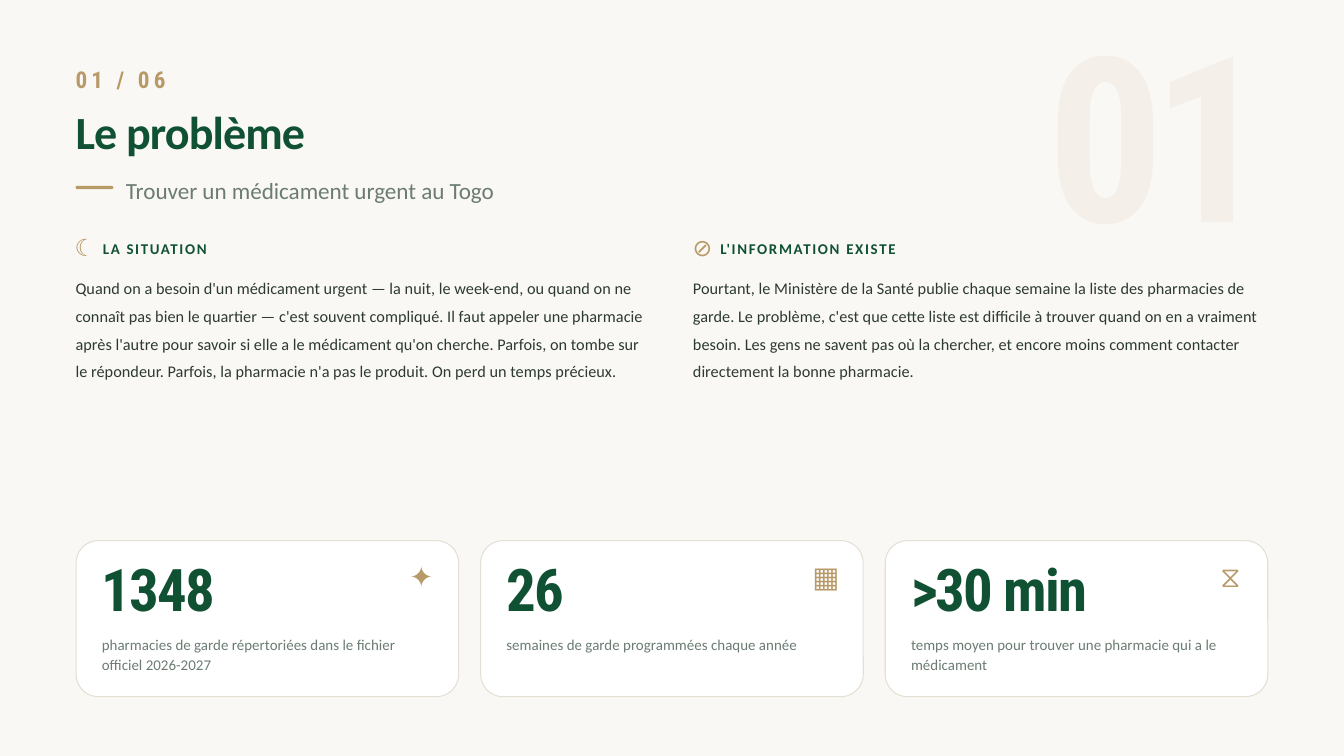
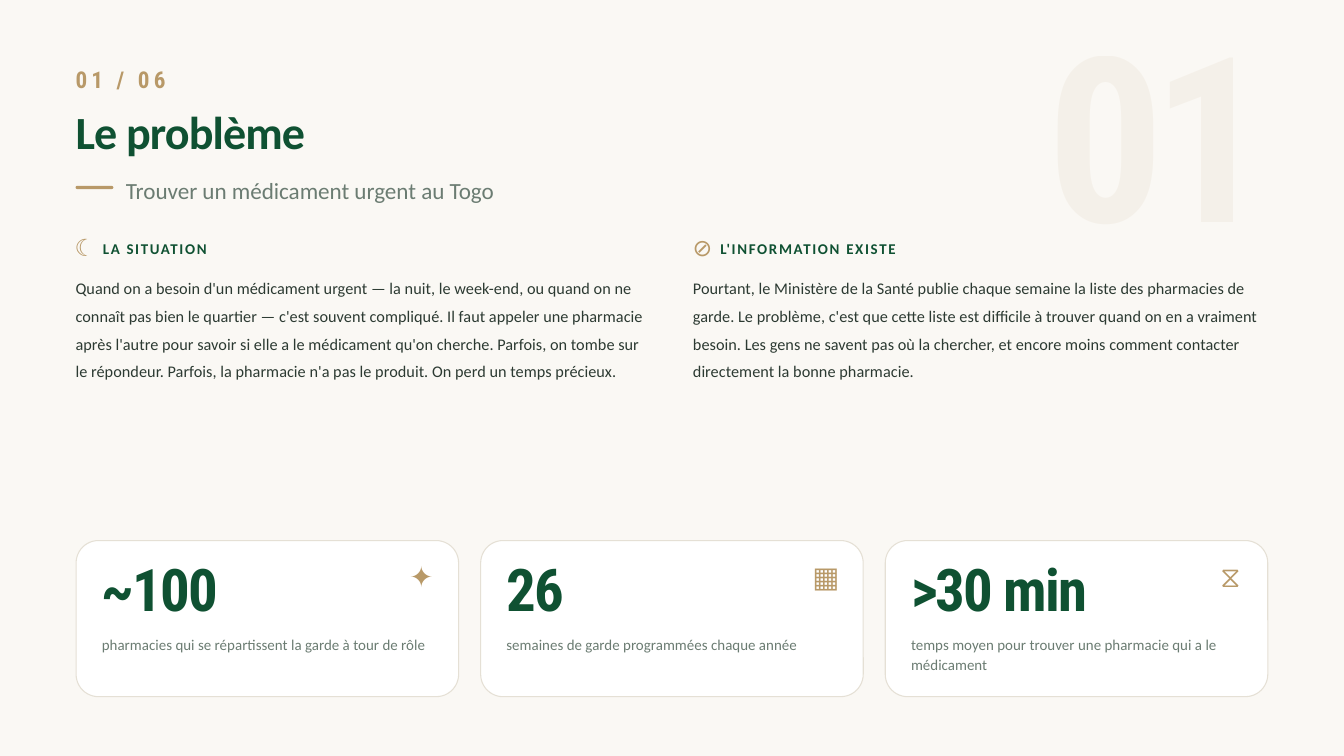
Before and after one commit to kennethafantsawo/MediTike, a slide deck: slide 2 of download/MediTike-Presentation.pptx. Drawn at 1344x756 pixels with LibreOffice and Linux fonts; fonts in the diff are those of the drawing. Boxes give left, top, right and bottom in pixels: in the first picture for what was removed or moved away, otherwise in the second. Text is boxed around its words. In the diff, an @@ line names an element or a change of style, - is before the commit and + after.

Commit message:
fix: PPT — retirer admin secret/audit + corriger nombre pharmacies + retirer GitHub
Slide 7 (Sécurité):
- Retrait des cartes 'Admin secret' et 'Tout est tracé'
- Grille passée de 4x2 (8 cartes) à 3x2 (6 cartes)

Slides 2, 6, 8, 9, 10:
- Remplacement de '1348 pharmacies' par 'une centaine de pharmacies'
- Explication: pharmacies qui se répartissent la garde à tour de rôle

Slide 9 + 11:
- Retrait de la mention 'Code source sur GitHub'

```diff
--- a/download/MediTike-Presentation.pptx
+++ b/download/MediTike-Presentation.pptx
@@ text at [102,568,219,612]: text changed @@
-1348
+~100
@@ text at [102,639,425,653]: text changed @@
-pharmacies de garde répertoriées dans le fichier officiel 2026-2027
+pharmacies qui se répartissent la garde à tour de rôle
```
Also in this commit, not shown: 6 other slides changed, 7 other files.
